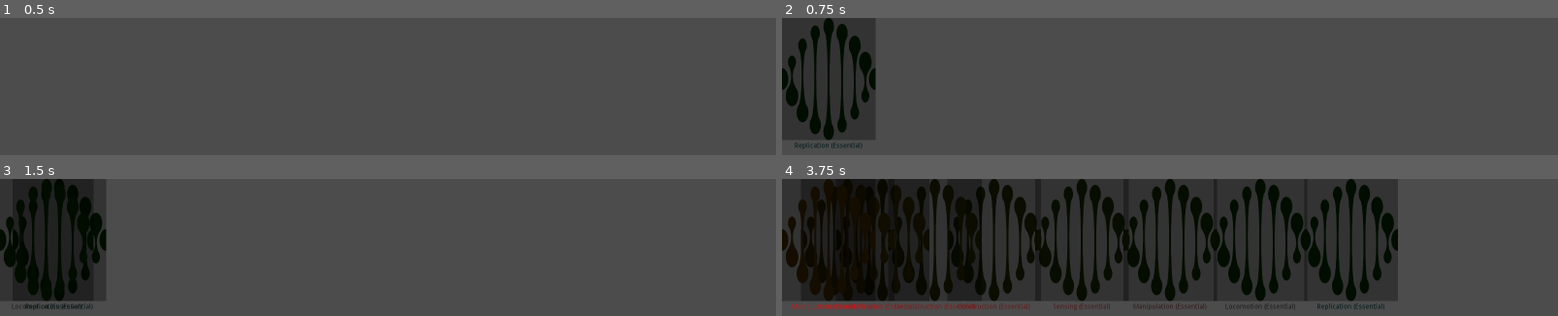
Above: before the commit, frames 1-4 (two rows, left to right).
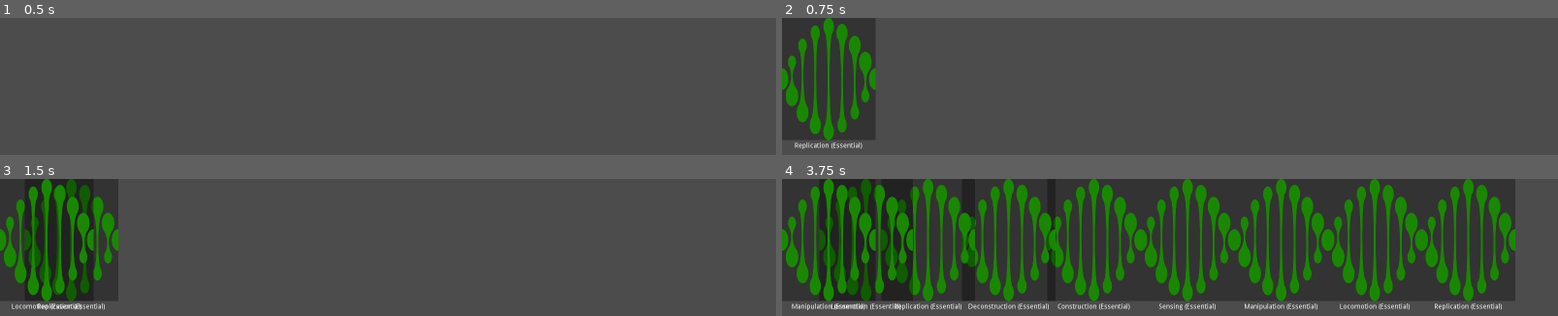
Above: after the commit, the same moments.

Repository: zachadel/GenomeEvolution
Game: Godot game, scene res://Scenes/CustomContainer.tscn
The game is run twice, just before and just after one commit, with the same random seed, the same clock (stepped at 60 frames per second) and the same inputs.
Inputs:
- Up to frame 1 (0.5 s): no input
- Up to frame 2 (0.75 s): tap Enter at 0.5 s; hold Space (ui_select) from 0.53 s (still down)
- Up to frame 3 (1.5 s): release Space (ui_select) at 1.28 s; tap Space (ui_select) at 1.35 s
- Up to frame 4 (3.75 s): tap Space (ui_select) at 1.52, 1.82, 2.85, 3.02, 3.32 s; hold Space (ui_select) 2.03-2.78 s; hold Space (ui_select) from 3.53 s (still down)

Frame 1 is identical in both runs. In frame 2, 3.7% of the frame differs, in the area x 0-13%, y 0-96%; in frame 3, 8.1%; in frame 4, 56%, in the area x 0-95%, y 0-96%.

Commit message:
Remove unused code from CustomContainer

Diff:
--- a/Scripts/CustomContainer.gd
+++ b/Scripts/CustomContainer.gd
@@ -3,7 +3,6 @@
 var SeqEl;
 
 var elements = [];
-var can_animate = true;
 
 func _ready():
 	SeqEl = preload("res://Scenes/SequenceElement.tscn")
@@ -11,35 +10,18 @@
 
 func _on_HBoxContainer_sort_children():
 	yield(get_tree(), "idle_frame");
-	if can_animate:
-		can_animate = false;
-		var i = 0
-		for el in elements:
-			el.get_node("Tween").interpolate_property(el, "margin_left",
-			 el.get_begin().x, el.texture_normal.get_width() * i, 1,
-			 Tween.EASE_IN, Tween.TRANS_LINEAR);
-			el.get_node("Tween").start();
-	#		el.set_begin(Vector2(el.texture_normal.get_width() * i, 0));
-			i += 1;
-		can_animate = true;
+	var i = 0
+	for el in elements:
+		el.get_node("Tween").interpolate_property(el, "margin_left",
+		 el.get_begin().x, el.texture_normal.get_width() * i, 0.5,
+		 Tween.EASE_IN, Tween.TRANS_LINEAR);
+		el.get_node("Tween").start();
+		i += 1;
 
 func _input(event):
 	if(event.is_action_pressed("ui_select")):
 		var newGene = SeqEl.instance();
 		newGene.setup("gene", Game.essential_classes[get_child_count() % Game.essential_classes.size()],
 		"essential", Game.essential_classes[get_child_count() % Game.essential_classes.size()]);
-		newGene.modulate = Color(get_child_count() * 0.1, 0.1, 0.1);
 		elements.push_front(newGene);
 		add_child(newGene);
-
-func add_spacer(begin):
-	pass
-
-func fit_child_in_rect(child, rect):
-	pass
-
-func queue_sort():
-	pass
-
-#func on_resize():
-#
